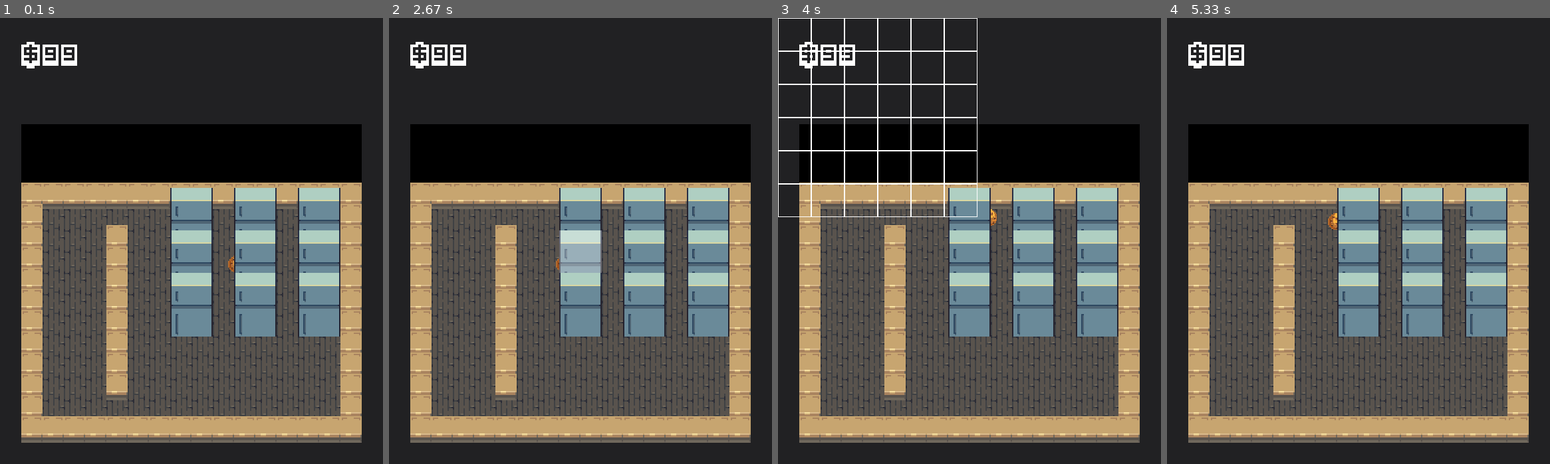
Above: before the commit, frames 1-4 (left to right).
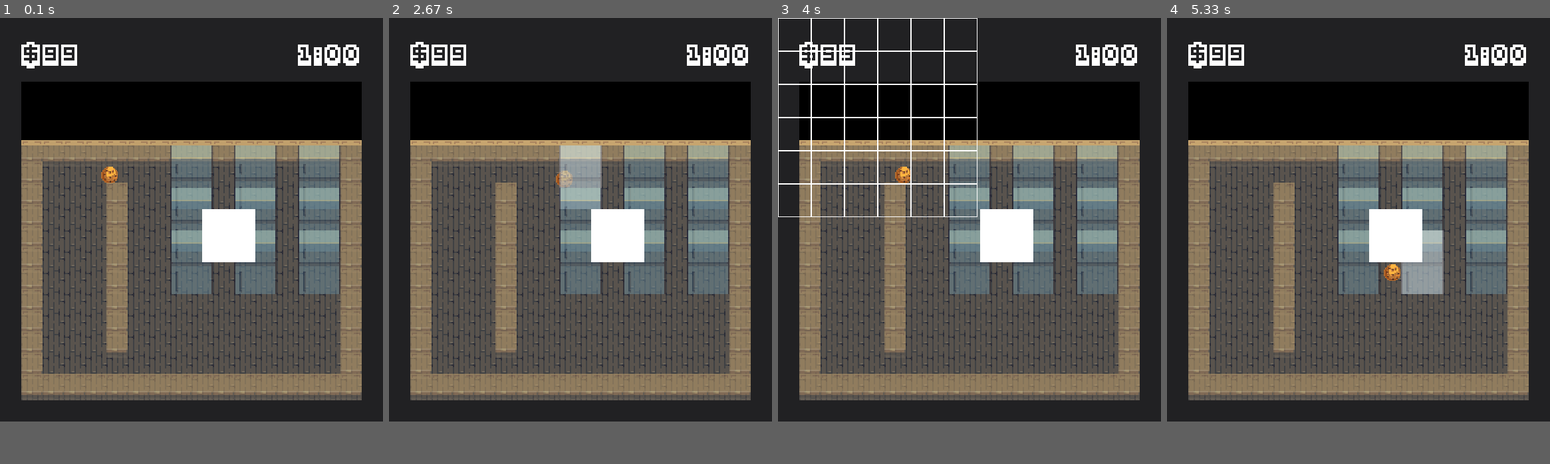
Above: after the commit, the same moments.

Repository: Feiyang0303/Let-Him-Cook
Game: pygame game, started from main.py
The game is run twice, just before and just after one commit, with the same random seed, the same clock (stepped at 60 frames per second) and the same inputs.
Inputs (mouse positions are in pixels of both pictures, inside the frame that each line leads up to):
- Up to frame 1 (0.1 s): no input
- Up to frame 2 (2.67 s): press the mouse at (618, 236) at 0.37 s; move the mouse to (553, 227) at 0.47 s; release the mouse at (488, 223) at 0.6 s; hold D 0.67-1.13 s; tap Shift at 0.73, 1.03, 1.23, 1.57, 1.87, 2.07, 2.37, 2.63 s; tap I at 0.82, 2.15 s; hold W 1.17-1.47 s; hold D 1.5-1.97 s; hold A 2-2.53 s; hold S from 2.57 s (still down)
- Up to frame 3 (4 s): release S at 2.87 s; hold A 2.9-3.3 s; tap Shift at 2.97, 3.27, 3.4, 3.8 s; hold W 3.33-3.7 s; tap I at 3.48 s; hold D from 3.73 s (still down)
- Up to frame 4 (5.33 s): tap Shift at 4.1, 4.47, 4.87, 5.17 s; release D at 4.37 s; hold S 4.4-4.77 s; hold A 4.8-5.27 s; tap I at 4.95 s; hold D from 5.3 s (still down)
In our replay, the window is 576x672 before the commit and 576x608 after it. These sizes can differ from the game's own. Grey fills any space a smaller window leaves; there, only what the larger window draws over its background counts as a difference.

The runs differ from the first frame. In frame 1, 50% of the frame differs, in the area x 5-95%, y 5-96%; in frame 2, 50%; in frame 3, 49%; in frame 4, 50%.

Commit message:
removed lag compensation, ghosts

Diff:
--- /dev/null
+++ b/alpha_test.py
@@ -0,0 +1,34 @@
+import pygame, sys
+
+pygame.init()
+
+window = pygame.display.set_mode((200, 200))
+image = image2 = pygame.image.load('sprites/sugar.png')
+
+image = image.convert()
+rect = image.get_rect()
+
+image2 = image2.convert_alpha()
+rect2 = image2.get_rect()
+
+rect2.left = rect.width + 1
+
+i = 0
+while True:
+  for event in pygame.event.get():
+    if event.type == 12:
+      pygame.quit()
+      sys.exit()
+
+  image2.set_alpha(i)
+
+  window.fill((255, 255, 255))
+  window.blit(image2, (0, 0))
+
+  if i == 255:
+    i = 0
+  else:
+    i += 1
+
+  pygame.display.update()
+  pygame.time.Clock().tick(60)
--- a/game.py
+++ b/game.py
@@ -34,8 +34,14 @@
         self.player = Player(self)
         self.world_renderer = WorldRenderer(self)
 
+        # UI
+        self.debug_button = Button(self, pg.Rect(SCREEN_HEIGHT/2, SCREEN_WIDTH/2, 80, 80))
+
         self.scoreText = Text(self, "fonts/pixel-bit-advanced.ttf", 32, (255, 255, 255), pg.Vector2(MARGIN, MARGIN))
         self.scoreText.set_text(f"${MONEY}")
+
+        self.timerText = Text(self, "fonts/pixel-bit-advanced.ttf", 32, (255, 255, 255), pg.Vector2(SCREEN_WIDTH - MARGIN, MARGIN), justification=JUSTIFY_RIGHT)
+        self.timerText.set_text(f"1:00")
 
     def load_game(self):
         self.new_game()
@@ -59,10 +65,10 @@
             elif event.type == pg.KEYDOWN:
                 if event.key == pg.K_ESCAPE:
                     self.isPaused = not self.isPaused
-            elif event.type == pg.VIDEOEXPOSE:
-                print("MOVIGN WINDOW BEEP BEEP")
-                self.lagCompensation = False
-                self.DT = 1/self.FPS
+            # elif event.type == pg.VIDEOEXPOSE:
+            #     print("MOVIGN WINDOW BEEP BEEP")
+            #     self.lagCompensation = False
+            #     self.DT = 1/self.FPS
 
             for eventee in self.eventees:
                 eventee.callEvent(event)
@@ -70,10 +76,12 @@
     def update(self):
         self.world.update()
         self.player.update()
+        self.debug_button.update()
 
     def immuneUpdate(self):
         self.world.immuneUpdate()
         self.player.immuneUpdate()
+        self.debug_button.immuneUpdate()
 
     def draw(self):
         self.screen.fill(BACKGROUND_COLOUR)
@@ -85,6 +93,8 @@
             self.storage.draw(self.screen)
 
         self.scoreText.draw()
+        self.timerText.draw()
+        self.debug_button.draw()
 
         pg.display.update()
 
--- a/gamesave.json
+++ b/gamesave.json
@@ -1 +1 @@
-{"playerx": 9.720716039999992, "playery": 3.2}
+{"playerx": 3.7705135999999992, "playery": 1.0}
--- a/settings.py
+++ b/settings.py
@@ -11,7 +11,7 @@
 WORLD_HEIGHT = 12
 WORLD_WALL_HEIGHT = 3
 
-STATS_MARGIN = TILE_WIDTH * 4
+STATS_MARGIN = TILE_WIDTH * 2
 
 MARGIN = TILE_WIDTH
 
--- a/userinterface.py
+++ b/userinterface.py
@@ -22,16 +22,52 @@
         self.img = self.font.render(self.text, False, self.color)
 
     def draw(self, surface:pg.Surface=None):
+        if self.justification == JUSTIFY_LEFT:
+            npos = self.pos
+        elif self.justification == JUSTIFY_CENTER:
+            npos = pg.Vector2(self.pos.x - self.img.get_width() / 2, self.pos.y)
+        elif self.justification == JUSTIFY_RIGHT:
+            npos = pg.Vector2(self.pos.x - self.img.get_width(), self.pos.y)
+
         if surface == None:
-            self.game.screen.blit(self.img, (self.pos.x, self.pos.y))
+            self.game.screen.blit(self.img, (npos.x, npos.y))
         else:
-            surface.blit(self.img, (self.pos.x, self.pos.y))
+            surface.blit(self.img, (npos.x, npos.y))
 
+class Button(GameObject):
+    def __init__(self, game, rect:pg.Rect, call=lambda:print('button call')) -> None:
+        self.game = game
+        self.rect = rect
+        self.call = call
 
-class Button:
-    def __init__(self) -> None:
-        pass
+        self.game.eventees.append(self)
 
+        self.hovering = False
+        self.clicking = False
+
+    def immuneUpdate(self):
+        mouse_pos = pg.mouse.get_pos()
+        self.hovering = self.rect.collidepoint(mouse_pos)
+
+    def callEvent(self, event):
+        if event.type == pg.MOUSEBUTTONDOWN:
+            if self.hovering:
+                self.clicking = True
+                self.call()
+        elif event.type == pg.MOUSEBUTTONUP:
+            self.clicking = False
+
+    def draw(self):
+        if self.clicking:
+            pg.draw.rect(self.game.screen, (100, 100, 100), self.rect)
+        elif self.hovering:
+            pg.draw.rect(self.game.screen, (200, 200, 200), self.rect)
+        else:
+            pg.draw.rect(self.game.screen, (255, 255, 255), self.rect)
+
+class BuyStructureButton(Button):
+    def __init__(self, game, rect: pg.Rect, building_id:str) -> None:
+        super().__init__(game, rect, lambda:world.build(building_id))
 
 class Panel:
     def __init__(self) -> None:
@@ -40,3 +76,4 @@
 
 
 # i could probably use a decorator for scroll bars...
+# ideally i make a self-refferential ui_element class
--- a/world.py
+++ b/world.py
@@ -50,12 +50,19 @@
         self.placeTile("shop", pg.Vector2(13, 4))
         self.placeTile("shop", pg.Vector2(13, 6))
 
-    def placeTile(self, id:str, pos:pg.Vector2):
+    def is_legible_tile_placement(self, id:str, pos:pg.Vector2):
         tile = self.tile_library[id].copy(pos)
         for space in tile.get_spaces():
             if self.get(space.x, space.y) != self.tile_library["empty"]:
-                print("cannot place here")
-                return
+                return False
+        return True
+
+    def placeTile(self, id:str, pos:pg.Vector2):
+        if not self.is_legible_tile_placement(id, pos):
+            return
+
+        tile = self.tile_library[id].copy(pos)
+
         for space in tile.get_spaces()[1:]:
             self.building_layer[int(space.y)][int(space.x)] = ReferenceTile(self.game, tile, space)
         self.building_layer[int(pos.y)][int(pos.x)] = tile
@@ -74,14 +81,6 @@
         [[self.floor_layer[y][x].draw() for x in range(WORLD_WIDTH)] for y in range(WORLD_HEIGHT)]
         [[self.building_layer[y][x].draw() for x in range(WORLD_WIDTH)] for y in range(WORLD_HEIGHT)]
 
-        # self.debug_draw_grid()
-
-    def debug_draw_grid(self):
-        for x in range(0, SCREEN_WIDTH, TILE_WIDTH):
-            pg.draw.line(self.game.world_surf, (40, 40, 40), (x, 0), (x, SCREEN_HEIGHT))
-        for y in range(0, SCREEN_HEIGHT, TILE_HEIGHT):
-            pg.draw.line(self.game.world_surf, (40, 40, 40), (0, y), (SCREEN_WIDTH, y))
-
 
 class Tile(GameObject):
     def __init__(self, game, id, sprite, pos:pg.Vector2=pg.Vector2(0, 0), hitbox:pg.Vector2=pg.Vector2(1, 1), spriteRect=pg.Rect(0, 0, TILE_WIDTH, TILE_HEIGHT)):
@@ -89,16 +88,10 @@
         super().__init__(game, pos, hitbox, sprite, spriteRect)
 
     def get_spaces(self):
-        print(self.pos)
         return sum([[pg.Vector2(self.pos.x + dx, self.pos.y + dy) for dx in range(int(self.hitbox.x))] for dy in range(int(self.hitbox.y))], [])
 
     def draw(self):
         self.game.world_renderer.draw_object_immediate(self)
-
-    def draw_highlighted(self):
-        highlight = self.sprite.convert_alpha()
-        highlight.fill((255, 255, 255, 80))
-        self.game.world_surf.blit(highlight, ((self.pos.x + self.game.world.scroll.x)*TILE_WIDTH + self.spriteRect.x, (self.pos.y + self.game.world.scroll.y)*TILE_HEIGHT + self.spriteRect.y))
 
     def copy(self, pos:pg.Vector2):
         return Tile(self.game, self.id, self.sprite, pos, self.hitbox, self.spriteRect)
@@ -121,7 +114,8 @@
         print(f"wowww you interacted with the {self.id}!")
 
     def draw(self):
-        self.game.world_renderer.draw_object(self)
+        # self.game.world_renderer.draw_object(self)
+        self.draw_ghost(self.pos)
 
     def copy(self, pos:pg.Vector2):
         return Building(self.game, self.id, self.sprite, pos, self.hitbox, self.spriteRect, self.isSolid)
@@ -130,6 +124,11 @@
         highlight = self.sprite.convert_alpha()
         highlight.fill((255, 255, 255, 80))
         self.game.world_renderer.draw_object(self, highlight)
+
+    def draw_ghost(self, pos:pg.Vector2):
+        ghost = self.sprite.convert_alpha()
+        ghost.set_alpha(128)
+        self.game.world_renderer.draw_object(self, ghost, pos, 128)
 
 
 class ReferenceTile(Building):
--- a/worldEditor.py
+++ b/worldEditor.py
@@ -10,15 +10,20 @@
         self.game = game
         self.game.eventees.append(self)
 
-        self.selectedObject = None
+        self.selectedBuilding = None
 
-    def select(self, worldObject):
-        self.selectedObject = worldObject
+    def screen_to_world(pos:pg.Vector2):
+        pass
 
-    def callEvent(self, event):
-        if self.game.gameState == EDIT_STATE:
-            if event.key == pg.MOUSEBUTTONDOWN:
-                self.place()
+    def place(self, building_id:str):
+        self.game.state = EDIT_STATE
+        print(f"placing {building_id}!")
 
-    def place():
-        print("debug: placing item!")
+    def immuneUpdate(self):
+        pass
+
+    def draw(self):
+        pass
+        # mouse_pos = self.screen_to_world(pg.mouse.get_pos())
+        # pg.draw.rect(self.game.world_surf)
+        # self.game.world_surf.blit(highlight, ((pos.x + self.game.world.scroll.x)*TILE_WIDTH + self.spriteRect.x, (pos.y + self.game.world.scroll.y)*TILE_HEIGHT + self.spriteRect.y))
--- a/worldrenderer.py
+++ b/worldrenderer.py
@@ -4,10 +4,11 @@
 from settings import *
 
 class DrawCall:
-    def __init__(self, sprite:pg.Surface, pos:pg.Vector2, spriteRect:pg.Rect) -> None:
+    def __init__(self, sprite:pg.Surface, pos:pg.Vector2, spriteRect:pg.Rect, alpha:int=255) -> None:
         self.sprite = sprite
         self.pos = pos
         self.spriteRect = spriteRect
+        self.alpha = alpha
 
 class WorldRenderer:
     def __init__(self, game) -> None:
@@ -23,13 +24,11 @@
         else:
             self.img.blit(sprite, screenspace_pos)
 
-    def draw_object(self, go, sprite=None):
-        self.draw_call.append(go)
+    def draw_object(self, go, sprite=None, pos=None, alpha=255):
+        sprite = go.sprite if sprite==None else sprite
+        pos = go.pos if pos==None else pos
 
-        if sprite == None:
-            self.draw_call.append(DrawCall(go.sprite, go.pos, go.spriteRect))
-        else:
-            self.draw_call.append(DrawCall(sprite, go.pos, go.spriteRect))
+        self.draw_call.append(DrawCall(sprite, pos, go.spriteRect, alpha))
 
     def draw(self):
         # self.img.fill((255, 255, 255))
@@ -37,7 +36,15 @@
         self.draw_call.sort(key=lambda dc: dc.pos.y)
         for dc in self.draw_call:
             screenspace_pos = ((dc.pos.x + self.scroll.x)*TILE_WIDTH + dc.spriteRect.x, (dc.pos.y + self.scroll.y)*TILE_HEIGHT + dc.spriteRect.y)
+
+            if (dc.sprite == None): continue
+            # dc.sprite = dc.sprite.convert_alpha()
+            # dc.sprite.fill((255, 255, 255, 128), None, pg.BLEND_RGBA_MULT)
+            print(type(dc))
+            dc.sprite.set_alpha(dc.alpha)
+
             self.img.blit(dc.sprite, screenspace_pos)
+            # self.img.blit(dc.sprite, screenspace_pos)
 
         self.game.screen.blit(self.img, (MARGIN, MARGIN + STATS_MARGIN))
 
